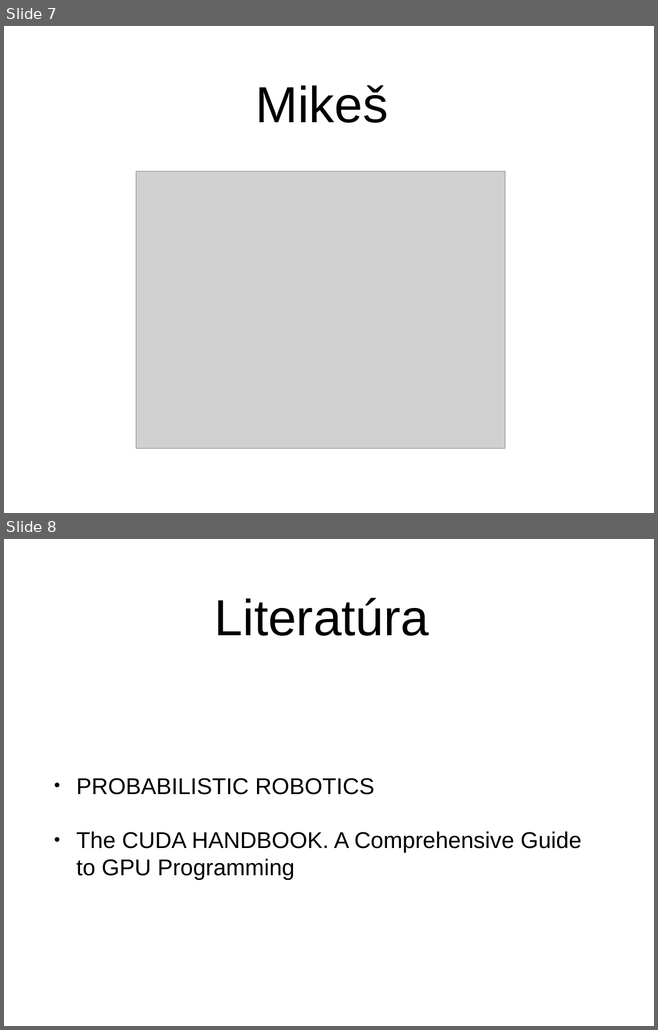
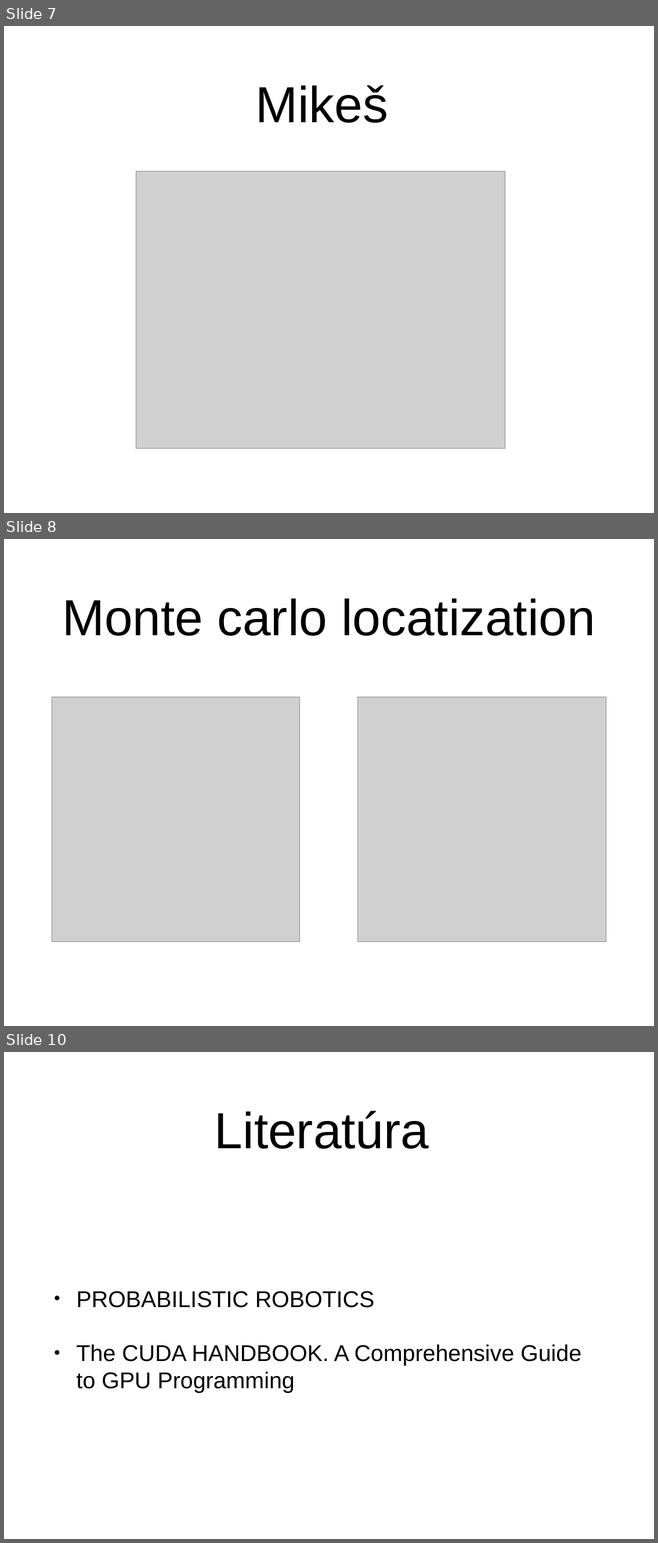
Before and after one commit to matejka9/dip, a slide deck: web/documents/prezentacia.pptx. Shown one above the other, each under a label of ours: slides 7 and 8 before the commit, slides 7, 8 and 10 after it; the slides between them are not shown. The pictures are 658x1030 and 658x1543 pixels, drawn with LibreOffice and Linux fonts; fonts in the diff are those of the drawing; grey boxes stand for pictures. Boxes give left, top, right and bottom in pixels: in the first picture for what was removed or moved away, otherwise in the second. Text is boxed around its words. In the diff, an @@ line names an element or a change of style, - is before the commit and + after.

```diff
--- a/web/documents/prezentacia.pptx
+++ b/web/documents/prezentacia.pptx
@@ slide 8 added at (4,539,654,1026), background #FFFFFF @@
@@ title added at (62,598,594,636), 80 pt, text #000000 @@
+Monte carlo locatization
@@ picture added at (52,697,300,942) @@
@@ picture added at (358,697,606,942) @@
@@ what was slide 8 is now slide 10 @@
```
Also in this commit, not shown: 1 slide changed, 1 other slide added.
